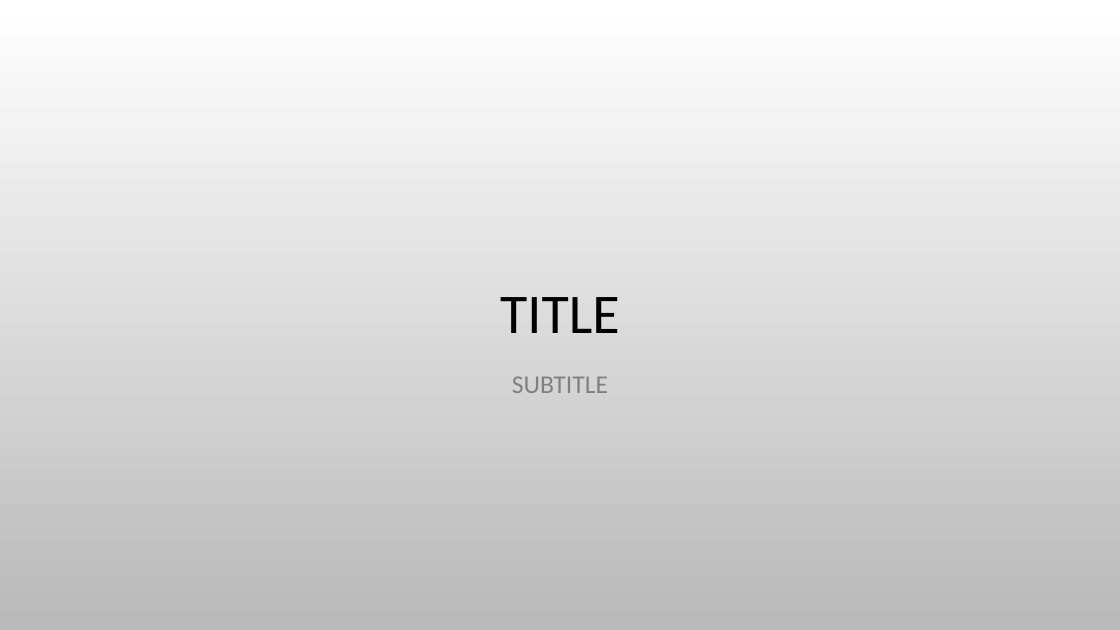
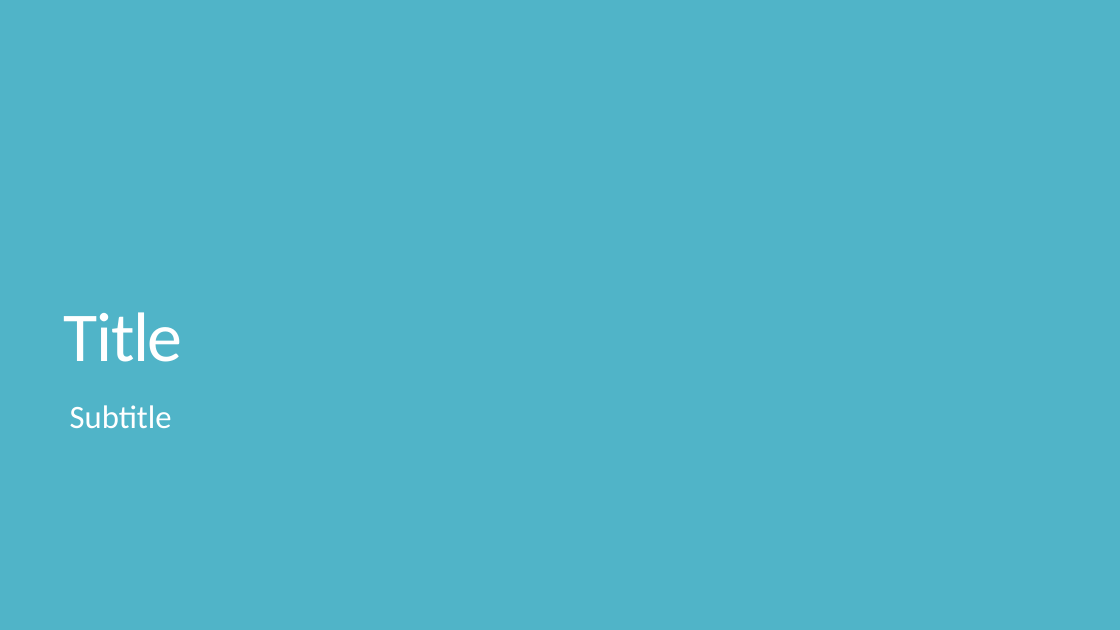
Before and after one commit to UofT-DSI/production, a slide deck: slide 1 of lessons/slide_template.pptx. Drawn at 1120x630 pixels with LibreOffice and Linux fonts; fonts in the diff are those of the drawing; background and template pictures are left out. Boxes give left, top, right and bottom in pixels: in the first picture for what was removed or moved away, otherwise in the second. Text is boxed around its words. In the diff, an @@ line names an element or a change of style, - is before the commit and + after.

```diff
--- a/lessons/slide_template.pptx
+++ b/lessons/slide_template.pptx
@@ background picture (left out) to #50B4C8 @@
@@ title at [64,312,183,362]: text changed; size 48 to 60 pt; text colour #000000 to #FFFFFF @@
-TITLE
+Title
@@ subtitle at [70,405,172,428]: text changed; size 22 to 28 pt; text colour #808080 to #FFFFFF @@
-SUBTITLE
+Subtitle
```
Also in this commit, not shown: 3 other slides changed.
